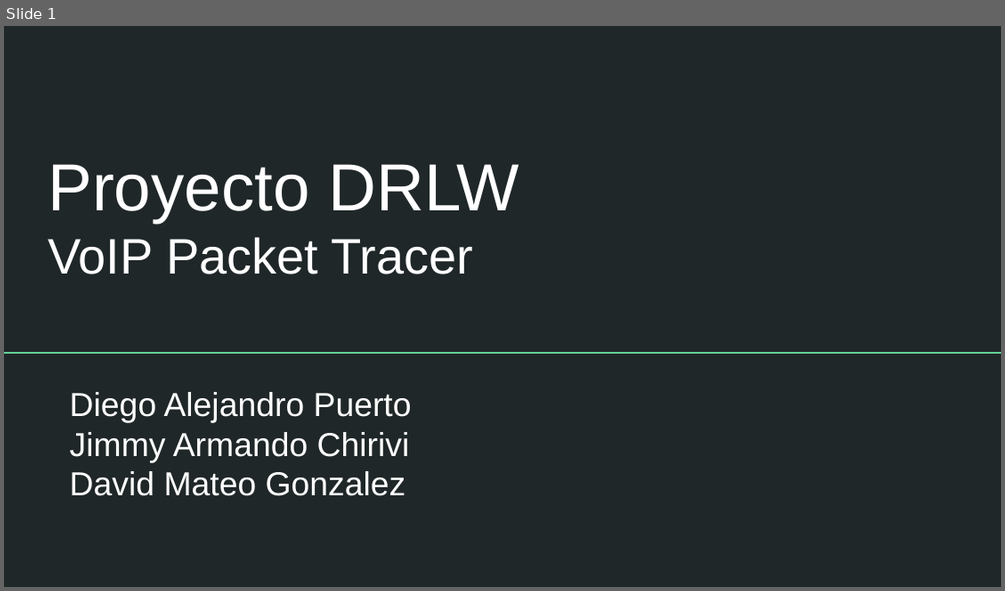
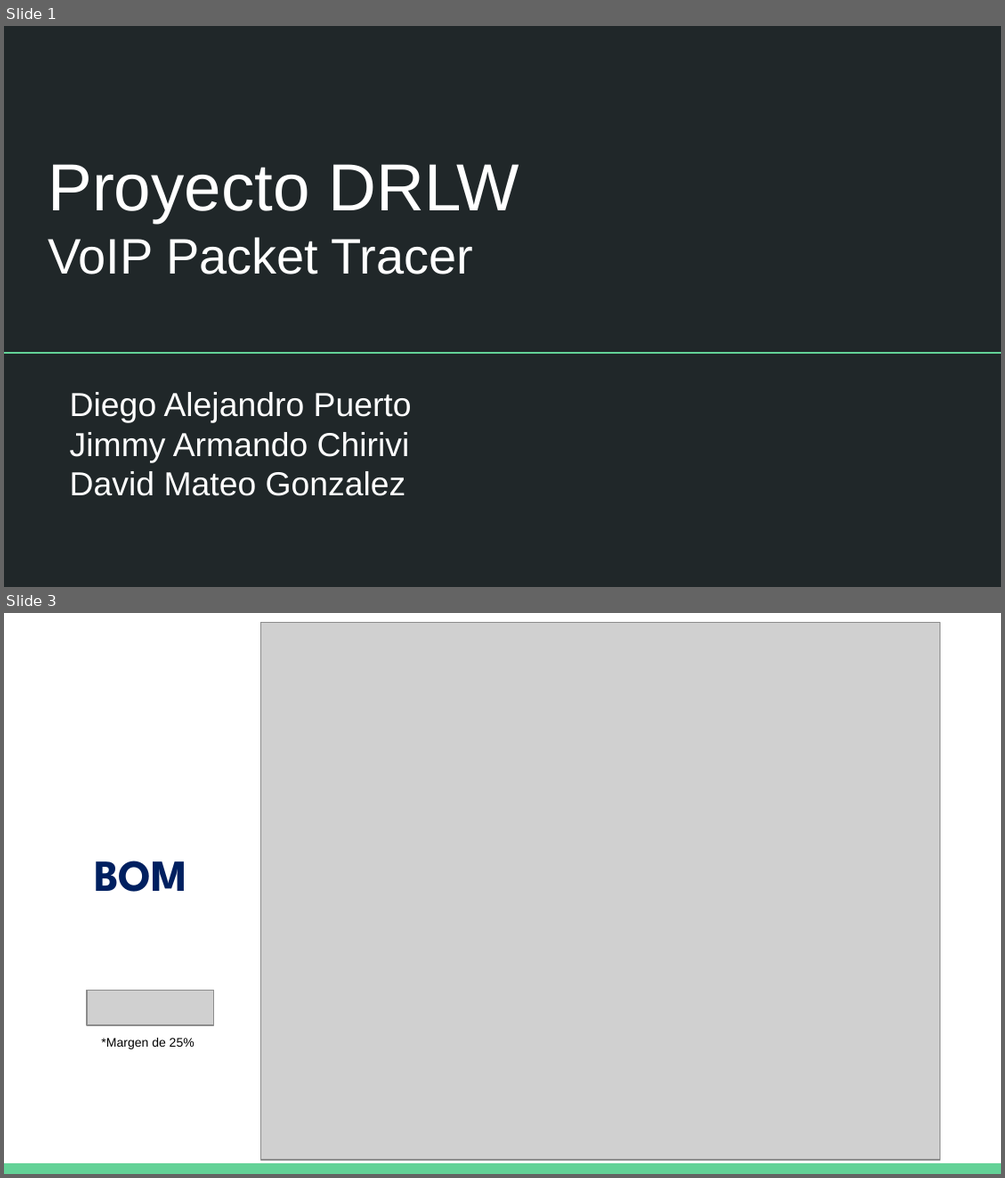
Before and after one commit to Diego23p/ProyectoDRLW, a slide deck: Proyecto DRLW(02-04-2020).pptx. Shown one above the other, each under a label of ours: slide 1 before the commit, slides 1 and 3 after it; the slides between them are not shown. The pictures are 1005x591 and 1005x1178 pixels, drawn with LibreOffice and Linux fonts; fonts in the diff are those of the drawing; grey boxes stand for pictures. Boxes give left, top, right and bottom in pixels: in the first picture for what was removed or moved away, otherwise in the second. Text is boxed around its words. In the diff, an @@ line names an element or a change of style, - is before the commit and + after.

```diff
--- a/Proyecto DRLW(02-04-2020).pptx
+++ b/Proyecto DRLW(02-04-2020).pptx
@@ slide 3 added at (x1=4, y1=613, x2=1001, y2=1174), background #FFFFFF @@
@@ picture added at (x1=261, y1=622, x2=940, y2=1159) @@
@@ title added at (x1=94, y1=860, x2=187, y2=892), 32 pt, text #002060, bold @@
+BOM
@@ picture added at (x1=87, y1=989, x2=213, y2=1026) @@
@@ text added at (x1=101, y1=1038, x2=194, y2=1049), 9 pt, text #000000 @@
+*Margen de 25%
@@ rectangle added at (x1=4, y1=1163, x2=1001, y2=1174), fill #63D297 @@
```
Also in this commit, not shown: 1 slide changed, 1 other slide added, 2 slides removed, 8 other files.
